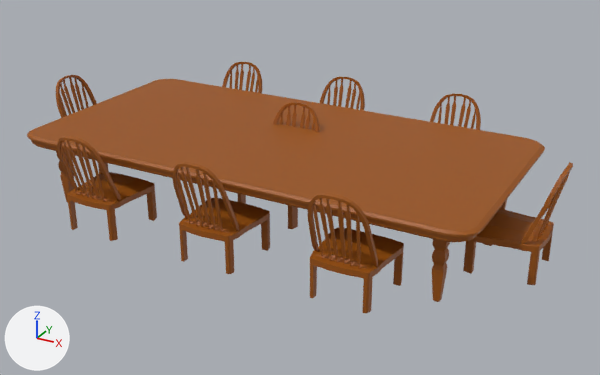
The Blender file Assets/Art/Furniture/Kitchen/Kitchen Table and Chair.blend: old version first, new version second.
Both versions are drawn from a 50 mm camera at (49.7, -85.2, 46.4) aimed at (2.8, 0.1, 3.8). Arrows for +X, +Y and +Z are at lower left; the lights stay in place. Objects named as collision shapes, trigger or cutter boxes, shadow casters or lower levels of detail are left out.

The first picture shows 'Kitchen Chair', 'Kitchen Chair.001', 'Kitchen Chair.003', 'Kitchen Table'.
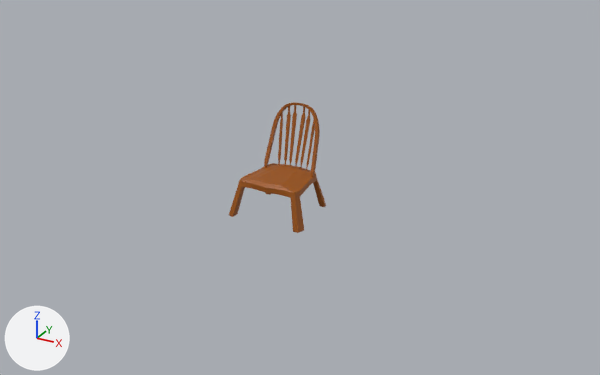
Where the change shows, as pixel boxes [x1, y1, x2, y2] in the pictures (600 x 375 px; the box of a moved part takes in the faces that stretch with it):
'Kitchen Table', hidden (brown)
    before: [27, 79, 545, 302]
'Kitchen Chair.003', hidden (brown)
    before: [57, 62, 481, 313]
'Kitchen Chair.001', hidden (brown)
    before: [56, 75, 573, 285]
'Kitchen Chair', reshaped (17% wider)
    before: [237, 102, 320, 229]
    after: [229, 102, 326, 233]
part 1 of me_cube, moved or reshaped
    before: [58, 78, 559, 313]
    after: [229, 121, 326, 233]

Diff of the bpy script that builds the scene:
```diff
--- a/Assets/Art/Furniture/Kitchen/Kitchen Table and Chair.blend.py
+++ b/Assets/Art/Furniture/Kitchen/Kitchen Table and Chair.blend.py
@@ me_cube @@
 # used by ob_kitchen_chair; location = (0.0, 0.0, 0.0); scale = (1.6, 1.6, 1.0)
-me_cube.from_pydata(...)  # 417 vertices, 411 faces; spans x 0.0..2.65, y -2.66..3.34, z -0.04..13.25
+me_cube.from_pydata(...)  # 417 vertices, 411 faces; spans x 0.0..3.41, y -2.98..3.34, z -0.04..13.25
+# me_cube part 1: 273 of 417 vertices moved; they spanned x 0.0..2.65, y -2.66..2.49, z -0.04..5.82 and now span x 0.0..3.41, y -2.98..2.85, z -0.04..5.82; mean shift (0.08, 0.11, 0.0); largest move (2.65, -2.0, -0.01) -> (3.41, -2.32, -0.01)
 me_cube.materials.append(mat_material)
@@ ob_kitchen_table @@
 _m = ob_kitchen_table.modifiers.new('Mirror', 'MIRROR')
 _m.use_clip = True
+ob_kitchen_table.hide_set(True)
@@ ob_kitchen_chair_001 @@
 _m = ob_kitchen_chair_001.modifiers.new('Mirror.001', 'MIRROR')
 _m.mirror_object = ob_kitchen_table
+ob_kitchen_chair_001.hide_set(True)
@@ ob_kitchen_chair_003 @@
 ob_kitchen_chair_003.matrix_parent_inverse = Matrix(((0.0, -0.0667, 0.0, 0.0), (0.0333, 0.0, 0.0, 0.0), (0.0, 0.0, 1.0, 0.0), (0.0, 0.0, 0.0, 1.0)))
-ob_kitchen_chair_003.location = (-16.85, 13.74, 0.0)
+ob_kitchen_chair_003.location = (-17.96, 13.74, 0.0)
 ob_kitchen_chair_003.scale = (1.6, 1.6, 1.0)
@@ ob_kitchen_chair_003 @@
 _m = ob_kitchen_chair_003.modifiers.new('Array', 'ARRAY')
 _m.use_constant_offset = True
-_m.relative_offset_displace = (1.8, 0.0, 0.0)
+_m.relative_offset_displace = (1.5, 0.0, 0.0)
 _m = ob_kitchen_chair_003.modifiers.new('Mirror.001', 'MIRROR')
 _m.mirror_object = ob_kitchen_table
+ob_kitchen_chair_003.hide_set(True)
```
